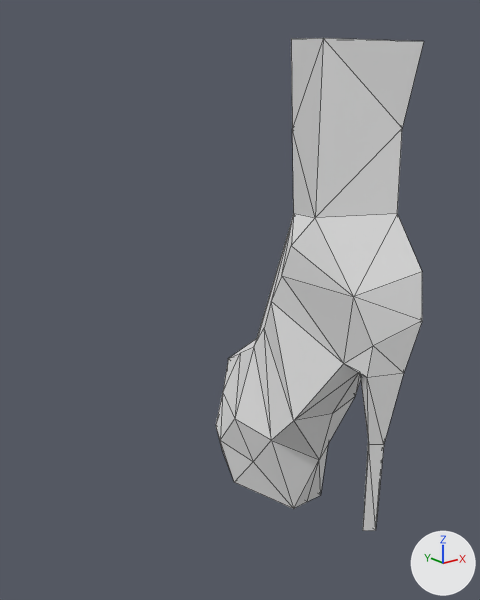
Before and after pictures for a commit that changed the Blender file models/boot.blend.
Camera for both pictures: a camera (50 mm lens) standing at (-1.82, -1.81, 1.73) and looking at (-0.36, 0.01, 1.0). Every picture has the same lights, and +X, +Y and +Z are marked at lower right. Mesh edges are drawn as thin lines.

Objects in the first picture: 'Boot'.
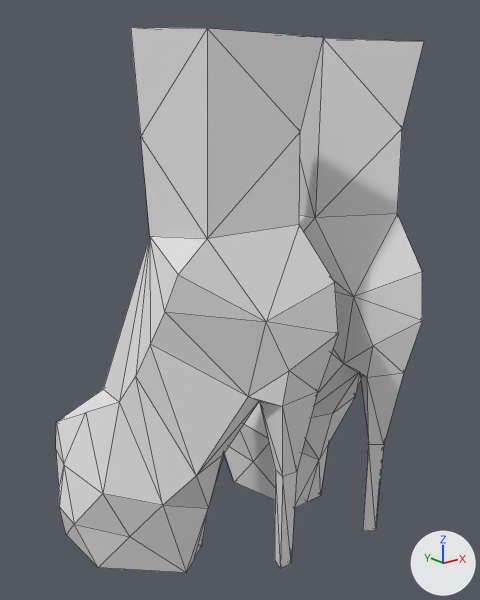
Boxes [x1, y1, x2, y2] around the edits, measured in the pictures (480 x 600 px):
'Boot.001', added: after [56, 27, 338, 573]

The change, as a list of edits to the scene's bpy script:
```text
Add me_plane_001:
    me_plane_001.from_pydata(...)  # 49 vertices, 70 faces, 2 loose edges; spans x 0.0..0.2, y -0.53..0.56, z -0.01..1.92
    me_plane_001.materials.append(mat_material)  # its picture is missing
Add ob_boot_001:
    ob_boot_001 = bpy.data.objects.new('Boot.001', me_plane_001)
    ob_boot_001.location = (-0.613, 0.0, 0.0)
    ob_boot_001.rotation_euler = (0.0, 0.0, 0.591)  # degrees (0, 0, 34)
    _m = ob_boot_001.modifiers.new('Mirror', 'MIRROR')
```
